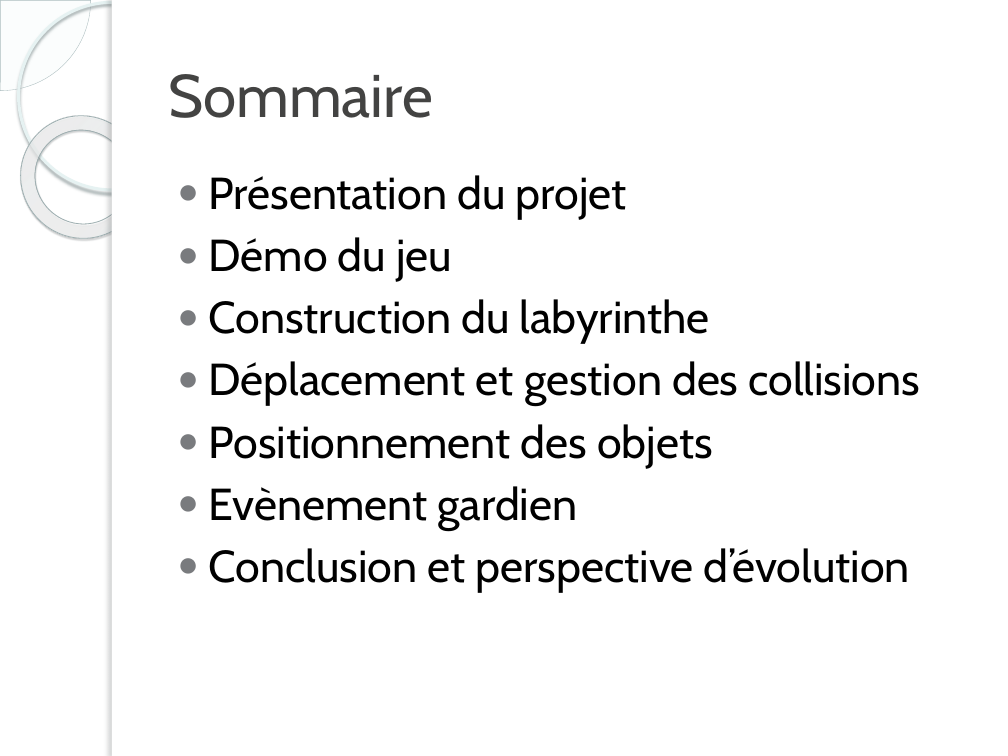
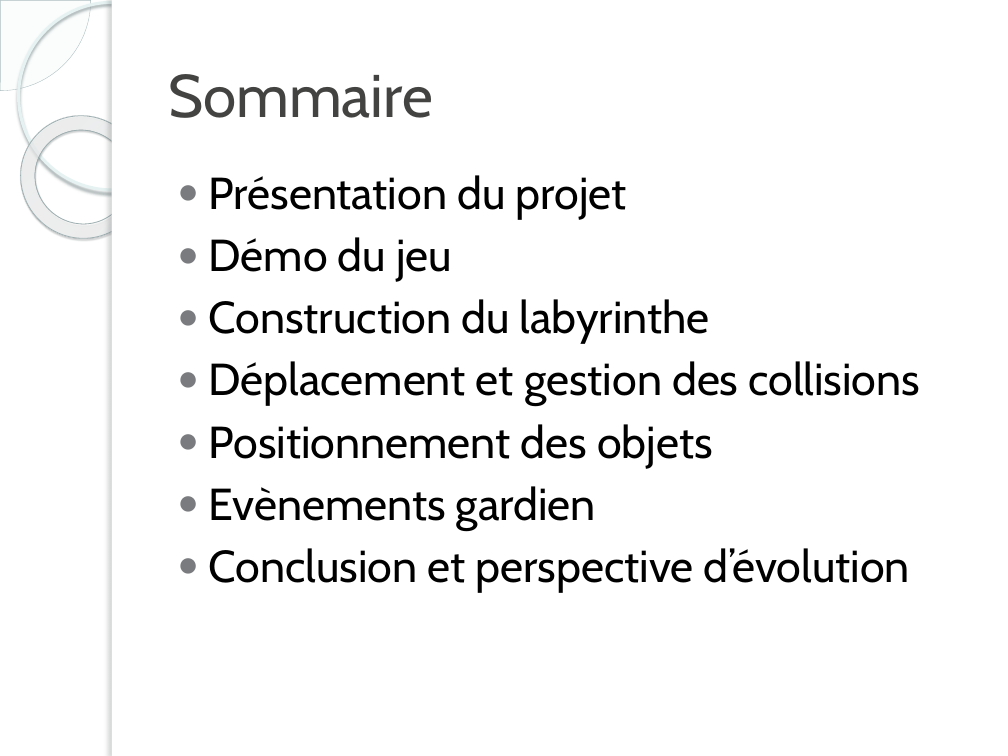
Before and after one commit to GuillaumeFerreira/Projet-3-MacGyver, a slide deck: slide 2 of Projet 3.pptx. Drawn at 1008x756 pixels with LibreOffice and Linux fonts; fonts in the diff are those of the drawing; background and template pictures are left out. Boxes give left, top, right and bottom in pixels: in the first picture for what was removed or moved away, otherwise in the second. Text is boxed around its words. In the diff, an @@ line names an element or a change of style, - is before the commit and + after.

```diff
--- a/Projet 3.pptx
+++ b/Projet 3.pptx
@@ text at (209,486,596,530): text changed @@
-● Evènement gardien
+● Evènements gardien
```
Also in this commit, not shown: 1 other slide changed, 1 other file.
